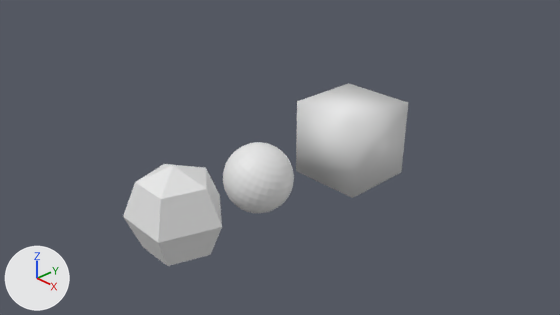
Two versions of the Blender file Assets/test_data/sphere.blend, one commit apart.
One viewpoint serves both versions: the file's camera 'Camera'. Arrows for +X, +Y and +Z are at lower left; the lights stay in place.
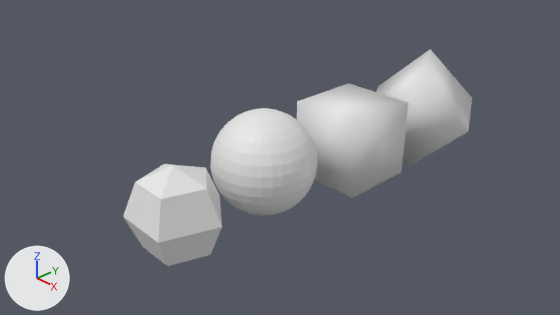
Boxes [x1, y1, x2, y2] around the edits, measured in the pictures (560 x 315 px):
'Sphere', reshaped, moved (51% wider, 48% taller)
    before: [223, 142, 294, 214]
    after: [210, 108, 318, 215]
'Cube_rot', added
    after: [376, 49, 472, 165]

Edits to the bpy script that builds the scene:
```text
Change me_sphere:
    used by ob_sphere; location = (0.0, 0.0, 0.0)
    remove me_sphere.from_pydata(...)  # 482 vertices, 512 faces; spans x -0.651..0.651, y -0.653..0.653, z -0.653..0.653
    add me_sphere.from_pydata(...)  # 482 vertices, 512 faces; spans x -1.0..1.0, y -1.0..1.0, z -1.0..1.0
    me_sphere part 1: 482 vertices removed from x -0.651..0.651, y -0.653..0.653, z -0.653..0.653; 482 vertices added at x -1.0..1.0, y -1.0..1.0, z -1.0..1.0, forming a UV sphere (32 segments, 16 rings, poles along z)
Add me_cube_001:
    me_cube_001.from_pydata([(0.28, -0.58, -1.23), (-0.48, 0.81, -1.02), (1.37, -0.14, -0.14), (0.6, 1.24, 0.07), (-0.6, -1.24, -0.07), (-1.37, 0.14, 0.14), (0.48, -0.81, 1.02), (-0.28, 0.58, 1.23)], [], [(0, 1, 3, 2), (2, 3, 7, 6), (6, 7, 5, 4), (4, 5, 1, 0), (2, 6, 4, 0), (7, 3, 1, 5)])
    me_cube_001.polygons.foreach_set('use_smooth', [True] * 6)
Change ob_sphere:
    ob_sphere.location: (0.0, 0.0, 0.0) -> (-0.16, 0.29, 0.17)
Add ob_cube_rot:
    ob_cube_rot = bpy.data.objects.new('Cube_rot', me_cube_001)
    ob_cube_rot.location = (0.0, 5.08, 0.0)
```
